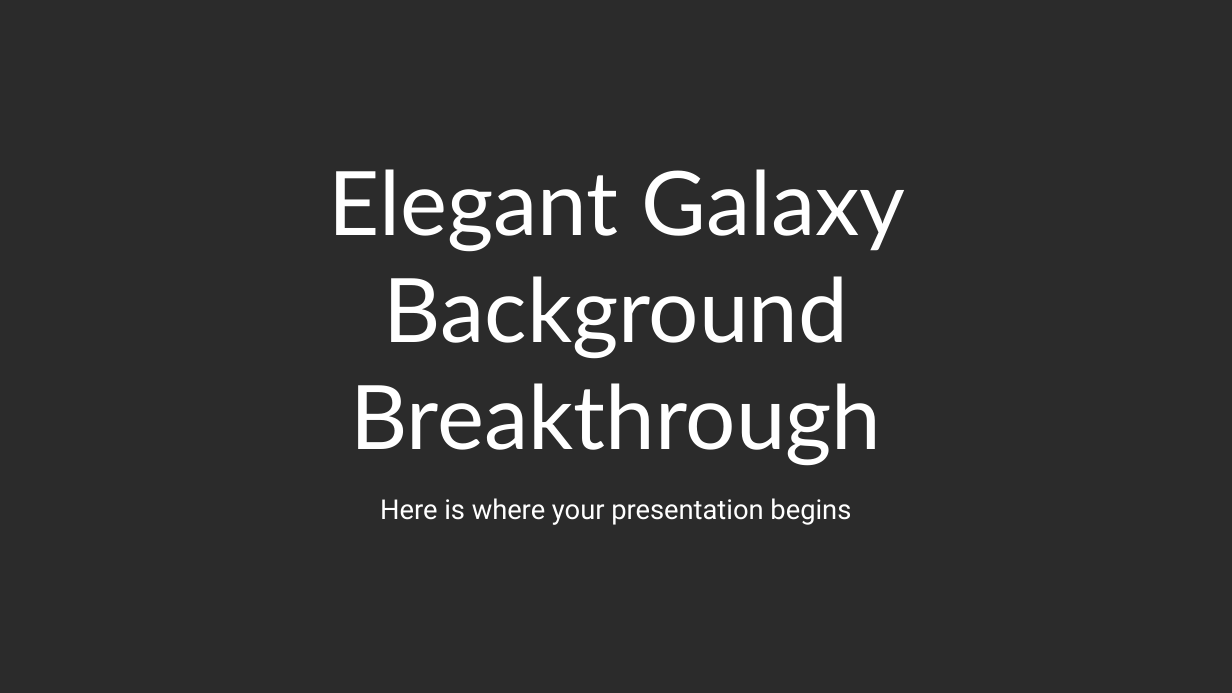
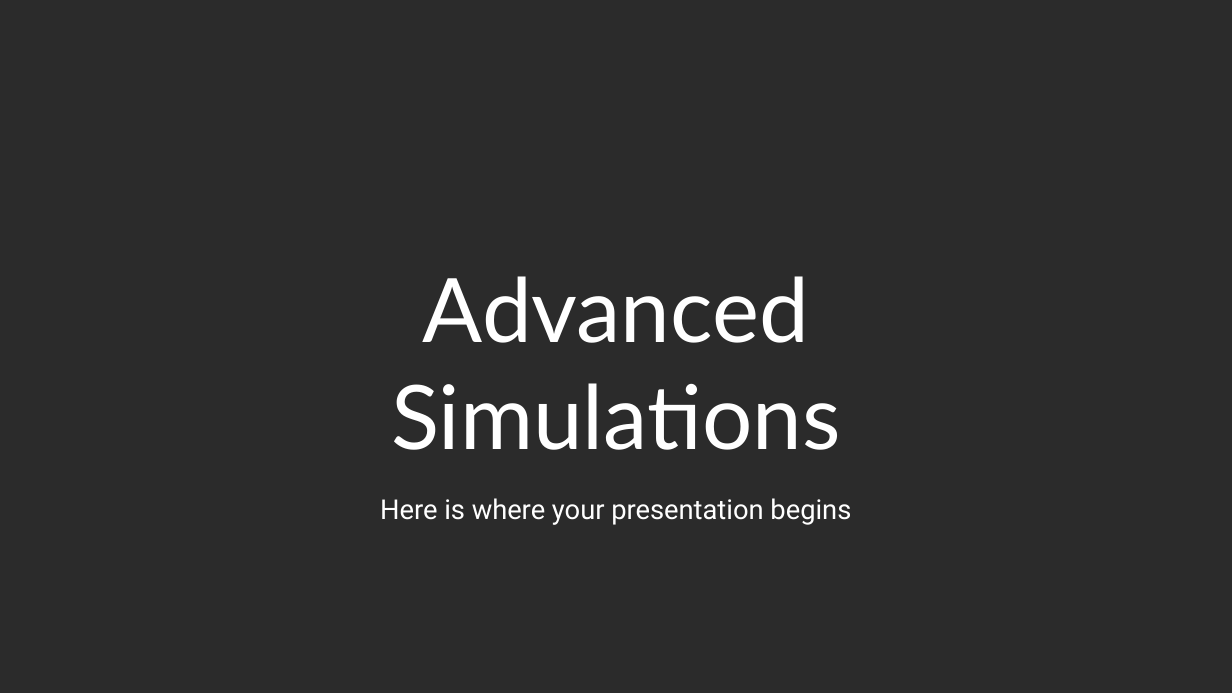
Before and after one commit to usedgenes/Rocketry-Advanced-Curriculum, a slide deck: slide 1 of Daily Lesson Plans/Day 7/Day 7.pptx. Drawn at 1232x693 pixels with LibreOffice and Linux fonts; fonts in the diff are those of the drawing; background and template pictures are left out; a plain dark background stands for a picture behind light text. Boxes give left, top, right and bottom in pixels: in the first picture for what was removed or moved away, otherwise in the second. Text is boxed around its words. In the diff, an @@ line names an element or a change of style, - is before the commit and + after.

```diff
--- a/Daily Lesson Plans/Day 7/Day 7.pptx
+++ b/Daily Lesson Plans/Day 7/Day 7.pptx
@@ title at bbox=[391, 276, 841, 450]: text changed @@
-Elegant Galaxy Background Breakthrough
+Advanced Simulations
```
Also in this commit, not shown: 1 other slide changed, 1 slide added, 8 slides removed, 17 other files.
